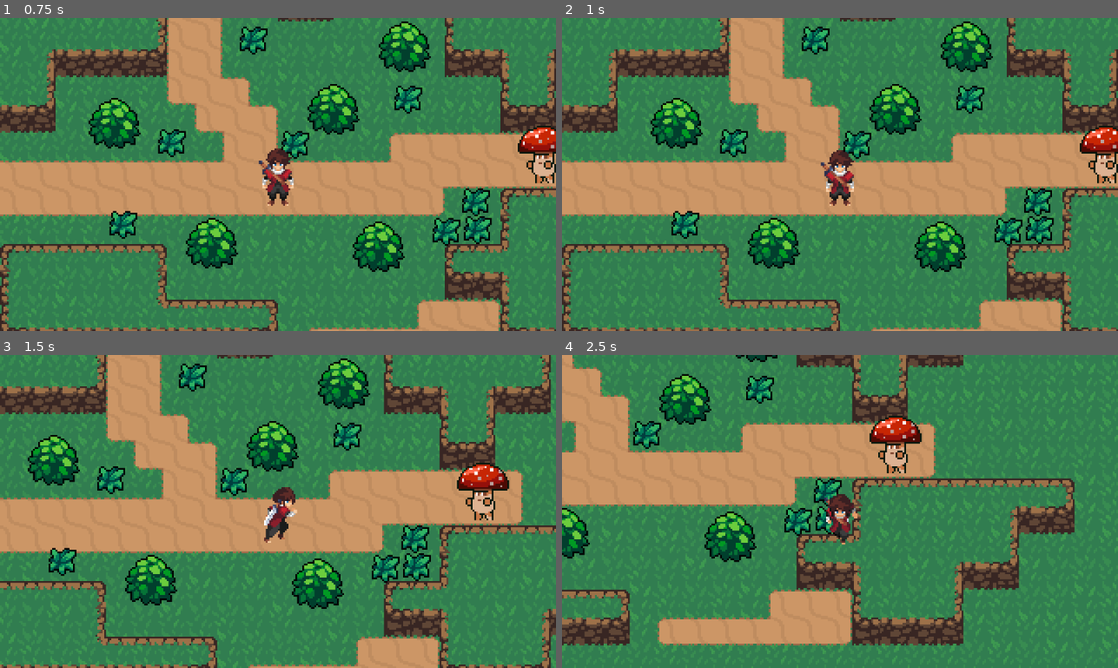
Above: before the commit, frames 1-4 (two rows, left to right).
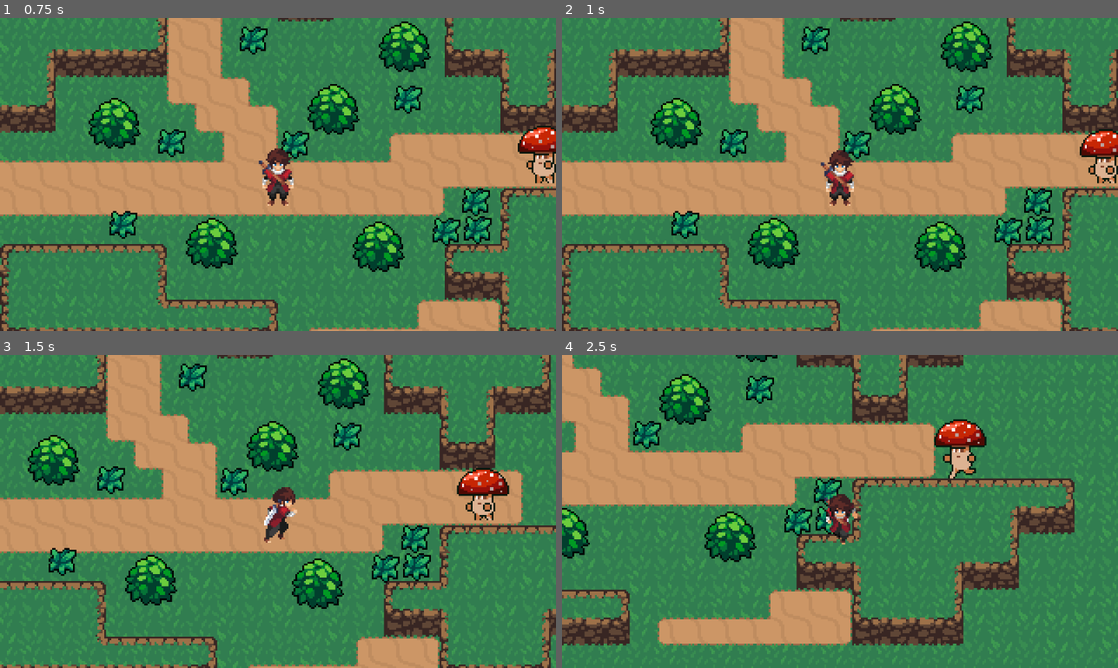
Above: after the commit, the same moments.

Repository: MisterBaiter/bobabobek
Game: Godot game, scene res://menu.tscn
Same seed, same stepped clock (60 frames per second), same inputs: the game is played once before the commit and once after it.
Inputs:
- Up to frame 1 (0.75 s): click "Start" at 0.5 s
- Up to frame 2 (1 s): no input
- Up to frame 3 (1.5 s): hold Right (ui_right) from 1.28 s (still down)
- Up to frame 4 (2.5 s): release Right (ui_right) at 2.03 s; hold Down (ui_down) from 2.03 s (still down)

Frame 1 is identical in both runs. In frame 2, 0.7% of the frame differs, in the area x 93-100%, y 34-53%; in frame 3, 0.9%; in frame 4, 2.2%, in the area x 55-77%, y 19-40%.
Error before the commit: Parse Error: Identifier "direction" not declared in the current scope. (res://enemy_mush.gd:12)

Commit message:
opraveny chyby

Diff:
--- a/enemy_mush.gd
+++ b/enemy_mush.gd
@@ -3,8 +3,10 @@
 var speed = 65
 var player_chase = false
 var player = null
+var direction = null
+var direction_normalized = null
 
-func _physics_process(delta):
+func _physics_process(delta_time):
 	if player_chase:
 		move_and_collide(Vector2(0,0))
 	if player_chase:
@@ -12,7 +14,7 @@
 		direction = player.position - position
 
 	#Get normalized direction (length = 1)
-		direction_normalized = direction.normalize()
+		direction_normalized = direction.normalized()
 
 	#Move at constant speed
 		position += direction_normalized * speed * delta_time
